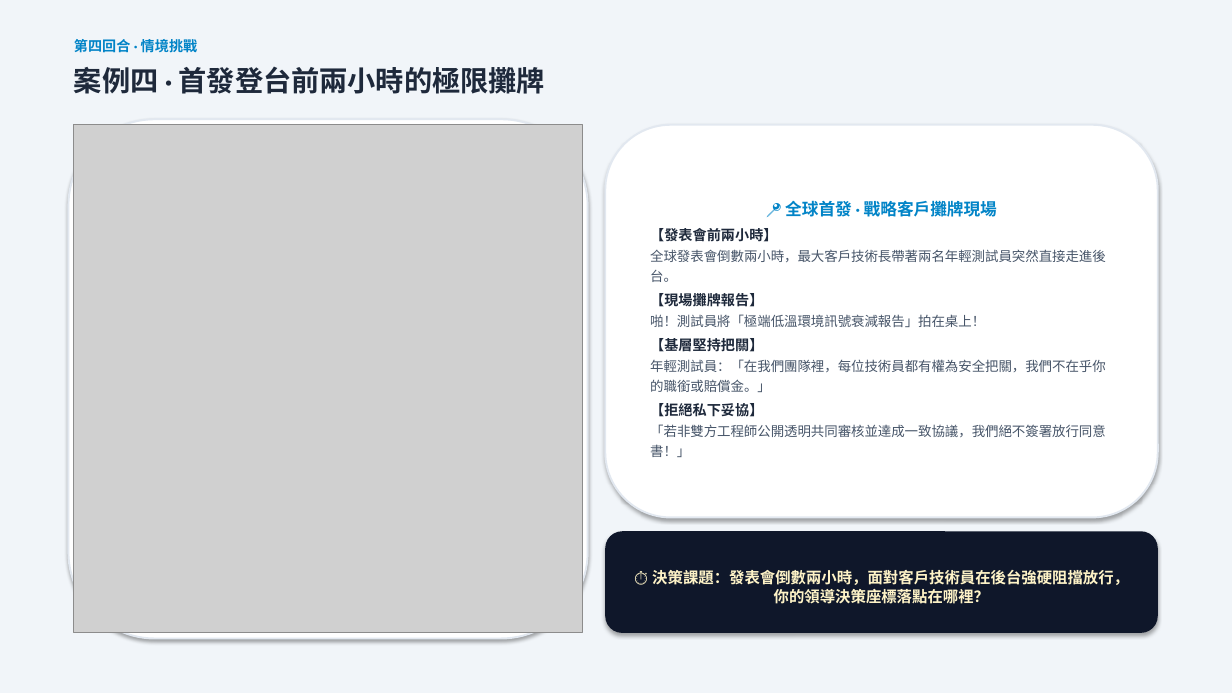
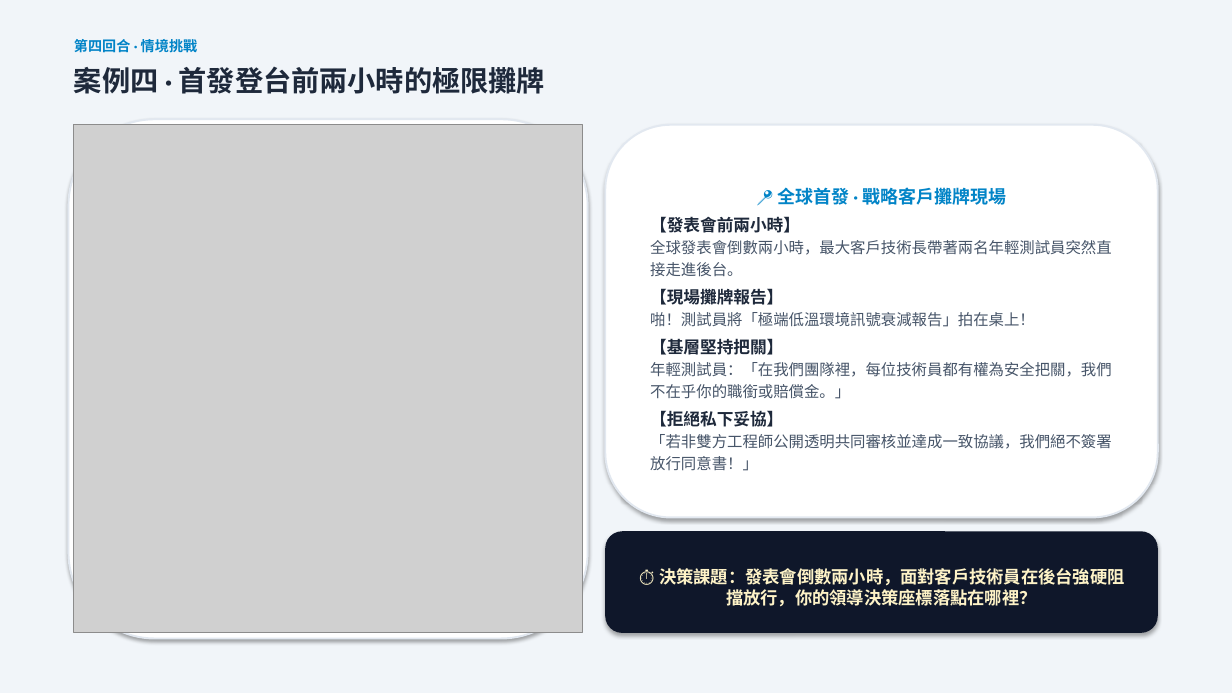
Before and after one commit to routerdd1818-tech/OB, a slide deck: slide 11 of 誰是文化王_備案簡報_Who_Is_Culture_King.pptx. Drawn at 1232x693 pixels with LibreOffice and Linux fonts; fonts in the diff are those of the drawing; grey boxes stand for pictures. Boxes give left, top, right and bottom in pixels: in the first picture for what was removed or moved away, otherwise in the second. Text is boxed around its words. In the diff, an @@ line names an element or a change of style, - is before the commit and + after.

```diff
--- a/誰是文化王_備案簡報_Who_Is_Culture_King.pptx
+++ b/誰是文化王_備案簡報_Who_Is_Culture_King.pptx
@@ rounded rectangle "📍 全球首發 · 戰略客戶攤牌現場" at (x1=605, y1=125, x2=1158, y2=518): size 13 to 14 pt in "📍 全球首發 · 戰略客戶攤牌現場"; size 11 to 13 pt in "【發表會前兩小時】", "【現場攤牌報告】", "【基層堅持把關】", "【拒絕私下妥協】"; size 10.5 to 12 pt in "全球發表會倒數兩小時，最大客戶技術長帶著兩名年輕測試員突然直接走進後台。", "啪！測試員將「極端低溫環境訊號衰減報告」拍在桌上！", "年輕測試員：「在我們團隊裡，每位技術員都有權為安全把關，我們不在乎你的職銜或賠償金。」", "「若非雙方工程師公開透明共同審核並達成一致協議，我們絕不簽署放行同意書！」"; line spacing 1.25 to 1.2 @@
@@ rounded rectangle "⏱️ 決策課題：發表會倒數兩小時，面對客戶技術員在後台強硬阻擋放行，你的領導決策座標落點在哪裡？" at (x1=605, y1=531, x2=1158, y2=633): size 12 to 13.5 pt @@
```
Also in this commit, not shown: 3 other slides changed, 4 other files.
